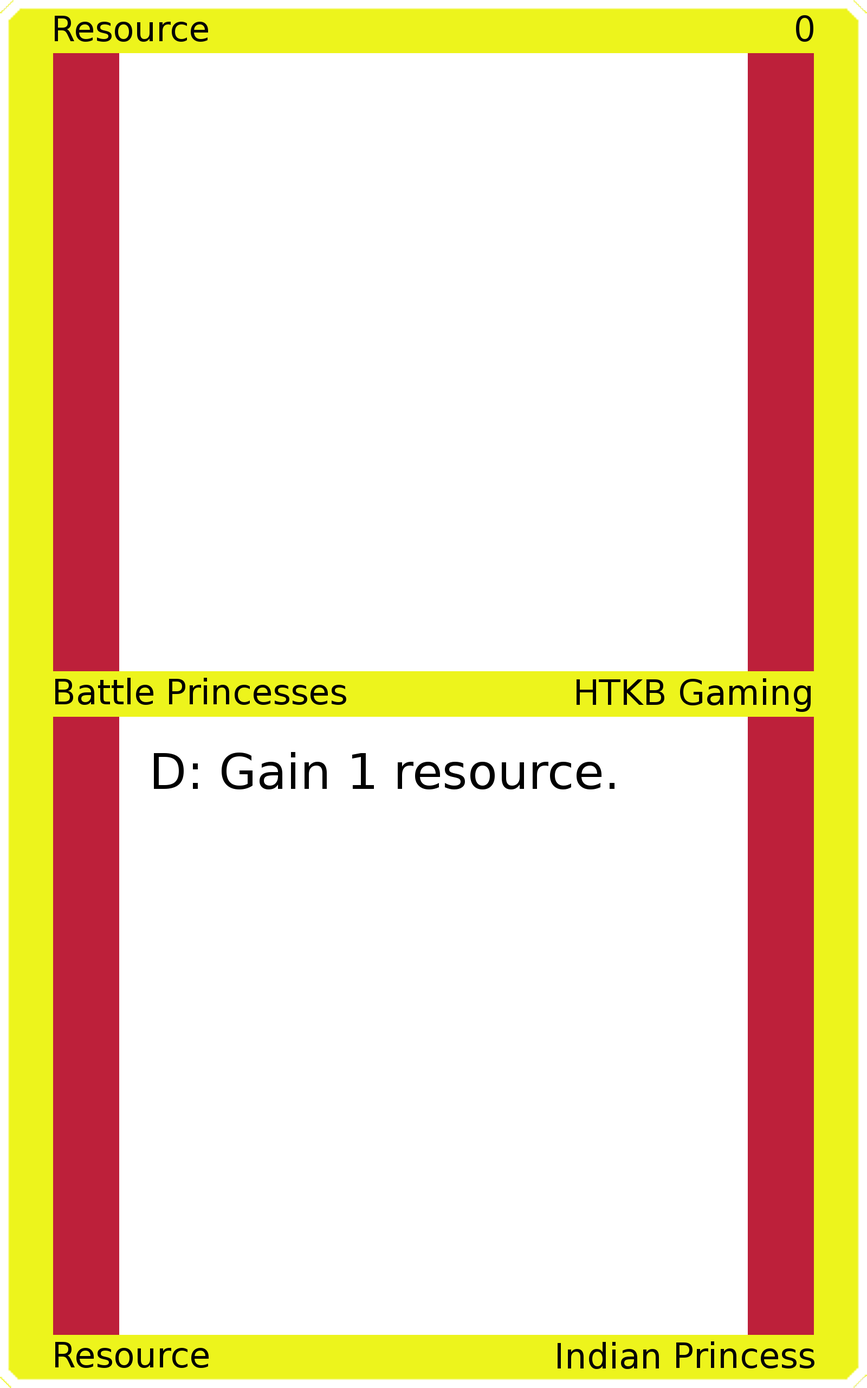
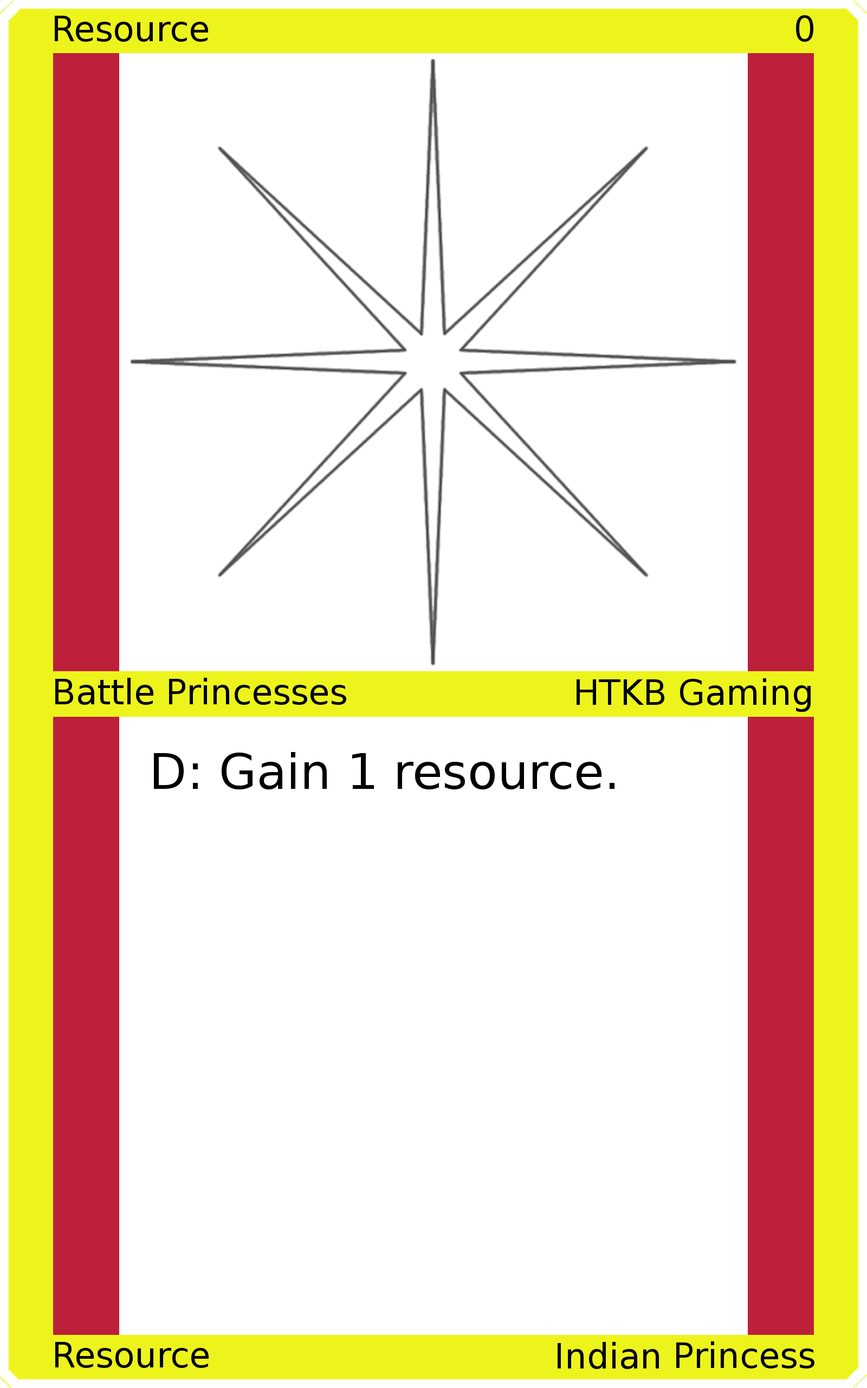
The second 867 x 1388 image is a revision of the first. Changes to its layers:
added layer "Art" above "Top Background" over bbox(129, 57, 738, 666)
